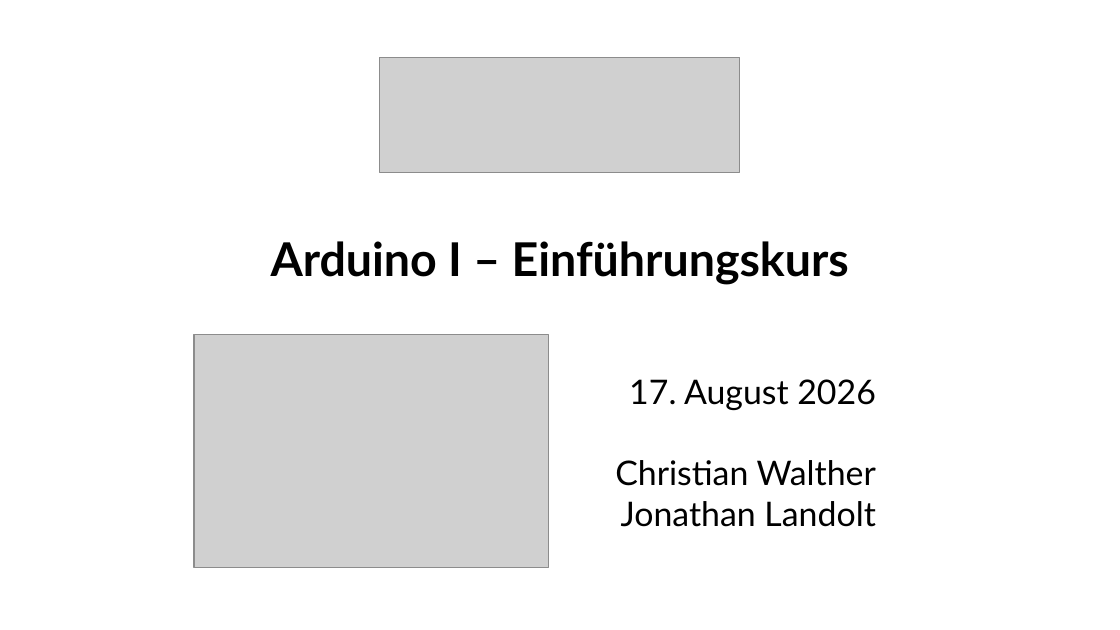
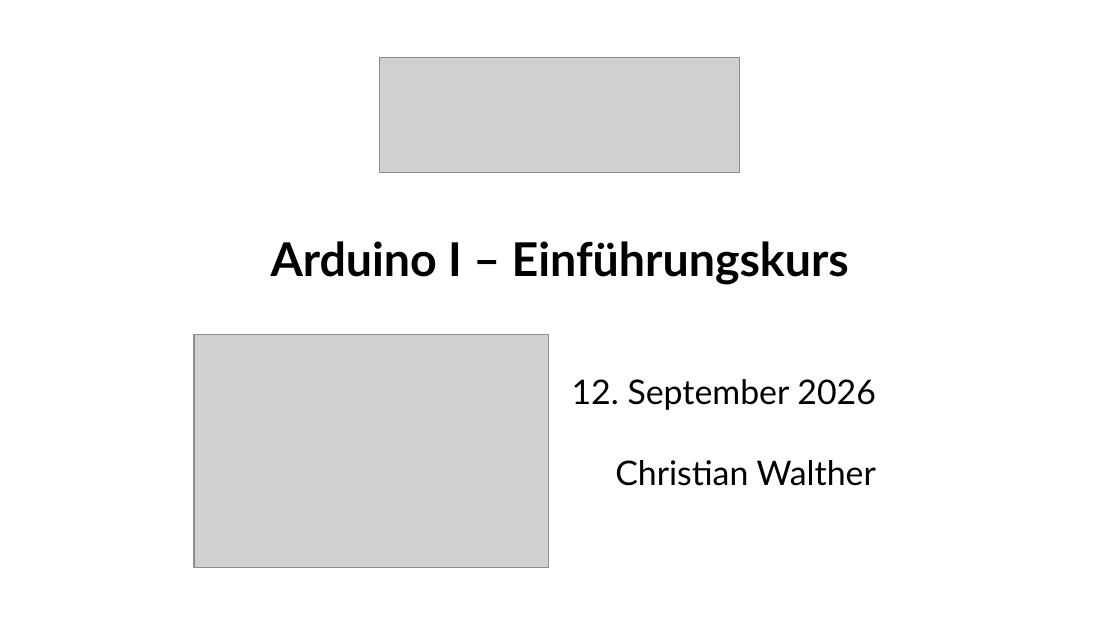
Before and after one commit to fablabwinti/workshop-arduino-1, a slide deck: slide 1 of ArduinoI.odp. Drawn at 1120x630 pixels with LibreOffice and Linux fonts; fonts in the diff are those of the drawing; grey boxes stand for pictures. Boxes give left, top, right and bottom in pixels: in the first picture for what was removed or moved away, otherwise in the second. Text is boxed around its words. In the diff, an @@ line names an element or a change of style, - is before the commit and + after.

Commit message:
Adjust title slide for 2026-09-12.

```diff
--- a/ArduinoI.odp
+++ b/ArduinoI.odp
@@ text at <box>572,379,876,410</box>: text changed @@
-17. August 2026
+12. September 2026
@@ text at <box>621,501,875,527</box>: paragraph removed @@
-Jonathan Landolt
```
Also in this commit, not shown: 1 other file.
